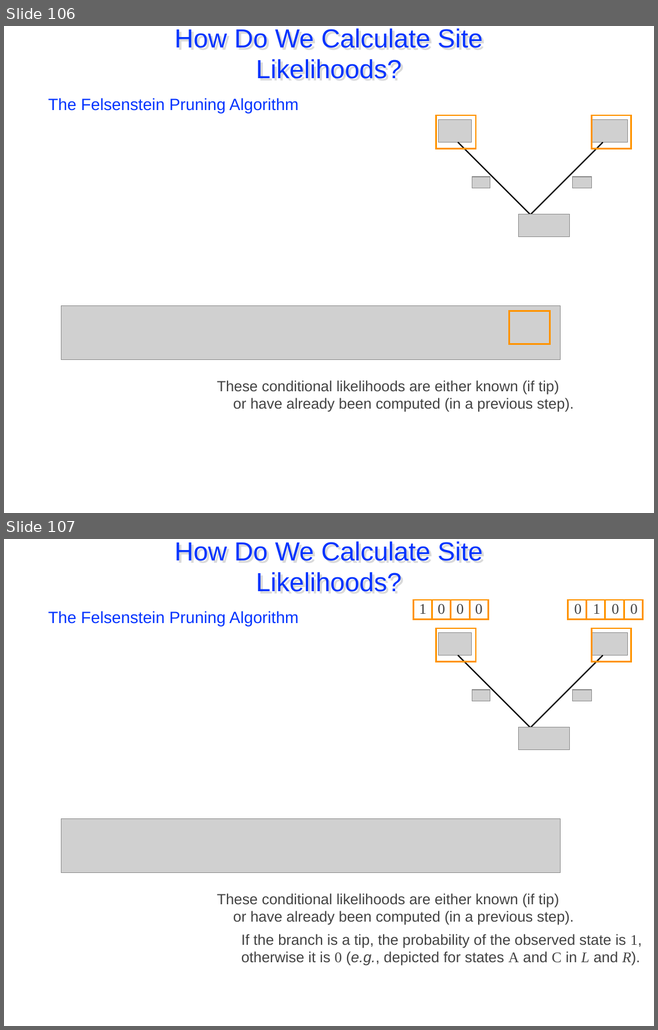
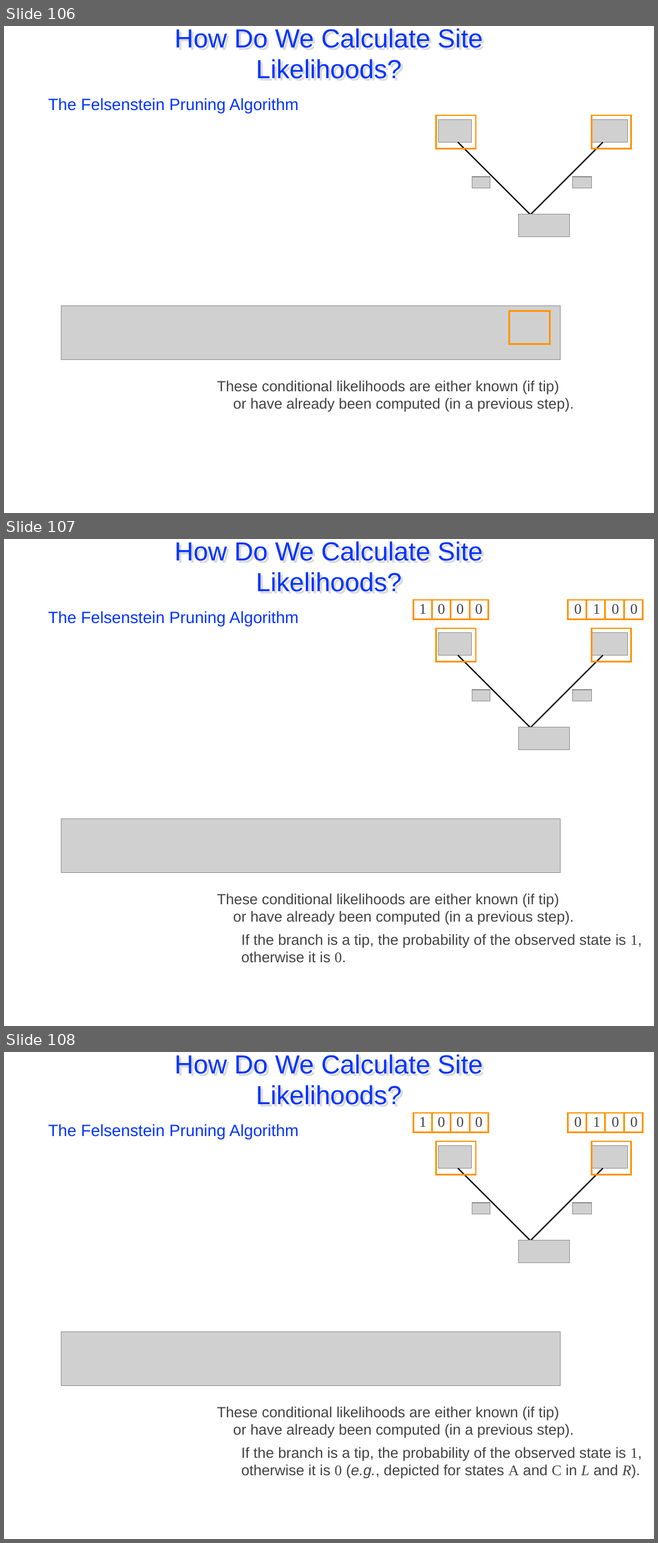
Before and after one commit to Boussau/boussau.github.io, a slide deck: COME_courses/Cambridge_2022/2_optimality_criteria/Presentation_Criteria_Phylogenetics.odp. Shown one above the other, each under a label of ours: slides 106 and 107 before the commit, slides 106, 107 and 108 after it. The pictures are 658x1030 and 658x1543 pixels, drawn with LibreOffice and Linux fonts; fonts in the diff are those of the drawing; grey boxes stand for pictures. Boxes give left, top, right and bottom in pixels: in the first picture for what was removed or moved away, otherwise in the second. Text is boxed around its words. In the diff, an @@ line names an element or a change of style, - is before the commit and + after.

```diff
--- a/COME_courses/Cambridge_2022/2_optimality_criteria/Presentation_Criteria_Phylogenetics.odp
+++ b/COME_courses/Cambridge_2022/2_optimality_criteria/Presentation_Criteria_Phylogenetics.odp
@@ slide 107 added at box(4, 539, 654, 1026), background #FFFFFF @@
@@ text added at box(175, 541, 482, 592), 32 pt, text #0433FF @@
+How Do We Calculate Site Likelihoods?
@@ rectangle added at box(413, 600, 432, 619), outline #FF9300 2.01 pt @@
@@ text added at box(419, 604, 426, 614), 18 pt, text #424242 @@
+1
@@ rectangle added at box(432, 600, 451, 619), outline #FF9300 2.01 pt @@
@@ text added at box(437, 604, 445, 614), 18 pt, text #424242 @@
+0
@@ rectangle added at box(451, 600, 470, 619), outline #FF9300 2.01 pt @@
@@ text added at box(456, 604, 464, 614), 18 pt, text #424242 @@
+0
@@ rectangle added at box(470, 600, 488, 619), outline #FF9300 2.01 pt @@
@@ text added at box(475, 604, 482, 614), 18 pt, text #424242 @@
+0
@@ rectangle added at box(568, 600, 586, 619), outline #FF9300 2.01 pt @@
@@ text added at box(574, 604, 582, 614), 18 pt, text #424242 @@
+0
@@ rectangle added at box(586, 600, 605, 619), outline #FF9300 2.01 pt @@
@@ text added at box(593, 604, 600, 614), 18 pt, text #424242 @@
+1
@@ rectangle added at box(605, 600, 624, 619), outline #FF9300 2.01 pt @@
@@ text added at box(611, 604, 619, 614), 18 pt, text #424242 @@
+0
@@ rectangle added at box(623, 600, 643, 619), outline #FF9300 2.01 pt @@
@@ text added at box(630, 604, 637, 614), 18 pt, text #424242 @@
+0
@@ text added at box(48, 611, 298, 627), 20 pt, text #0433FF @@
+The Felsenstein Pruning Algorithm
@@ rectangle added at box(436, 628, 476, 661), outline #FF9300 2.01 pt @@
@@ rectangle added at box(591, 628, 630, 661), outline #FF9300 2.01 pt @@
@@ group added at box(438, 633, 627, 750): 5 pictures, 2 lines @@
@@ picture added at box(61, 819, 560, 873) @@
@@ text added at box(217, 893, 573, 925), 18 pt, text #424242 @@
+These conditional likelihoods are either known (if tip)
+or have already been computed (in a previous step).
@@ text added at box(241, 934, 641, 963), 18 pt, text #424242 @@
+If the branch is a tip, the probability of the observed state is 1,
+otherwise it is 0.
@@ what was slide 107 is now slide 108 @@
```
Also in this commit, not shown: 31 slides changed, 1 other file.
